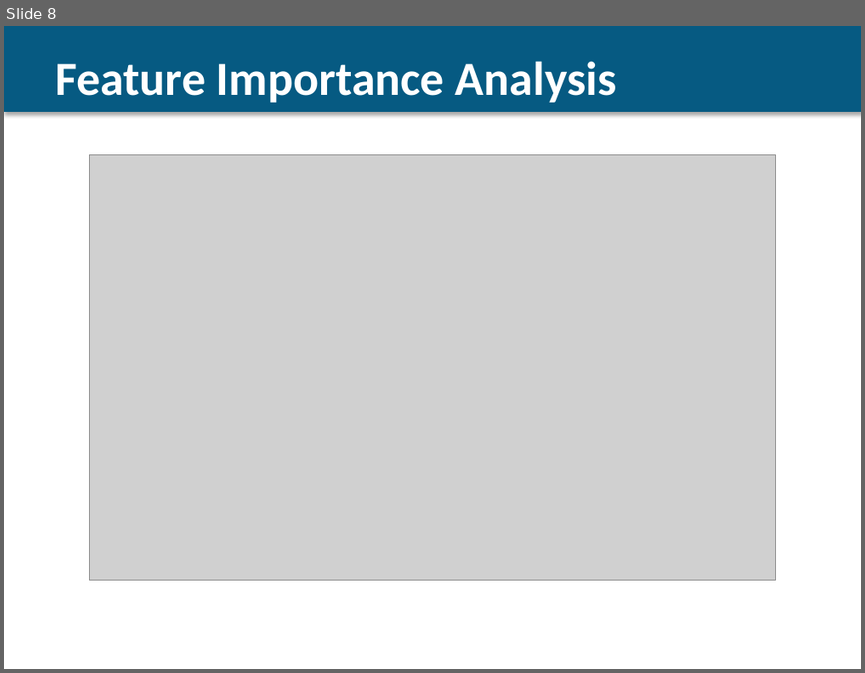
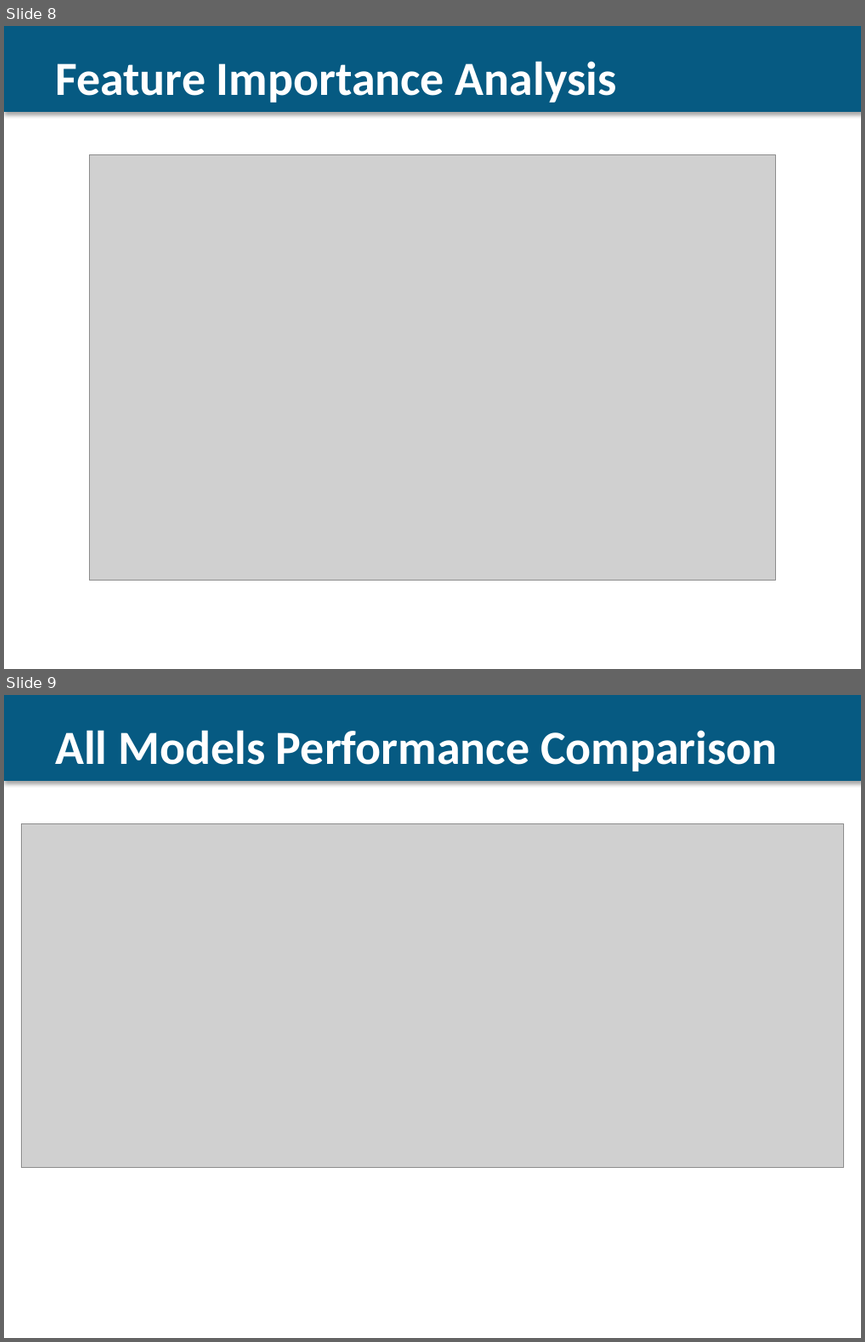
Before and after one commit to Mahdi-20/Heart-Failure-Prediction-Dataset, a slide deck: Heart_Failure_Presentation.pptx. Shown one above the other, each under a label of ours: slide 8 before the commit, slides 8 and 9 after it. The pictures are 865x673 and 865x1342 pixels, drawn with LibreOffice and Linux fonts; fonts in the diff are those of the drawing; grey boxes stand for pictures. Boxes give left, top, right and bottom in pixels: in the first picture for what was removed or moved away, otherwise in the second. Text is boxed around its words. In the diff, an @@ line names an element or a change of style, - is before the commit and + after.

Commit message:
Update Heart_Failure_Presentation.pptx with Deep Learning integration
Complete presentation refresh with:
- 14 comprehensive slides (expanded from 13)
- Deep Learning (TensorFlow/Keras Neural Network) fully integrated
- All 6 models performance comparison with detailed metrics
- Neural network architecture details slide
- Model selection infographic showing Random Forest as recommended
- Clear justification: highest recall (87.53%) for healthcare deployment
- Professional visualizations and color-coded recommendations
- Ready for course presentation

Key metrics included:
- Random Forest: ROC-AUC 0.9239, Recall 87.53%
- Neural Network: ROC-AUC 0.9212, Recall 84.31%
- Clear recommendation: Random Forest for production due to healthcare priority (higher recall)

```diff
--- a/Heart_Failure_Presentation.pptx
+++ b/Heart_Failure_Presentation.pptx
@@ slide 9 added at (x1=4, y1=695, x2=861, y2=1338), background #FFFFFF @@
@@ rectangle added at (x1=4, y1=695, x2=861, y2=781), fill #065A82, outline #065A82 0.75 pt @@
@@ text added at (x1=55, y1=730, x2=778, y2=771), 40 pt, text #FFFFFF, bold @@
+All Models Performance Comparison
@@ picture added at (x1=21, y1=823, x2=844, y2=1167) @@
```
Also in this commit, not shown: 10 slides changed, 2 other slides added, 2 slides removed, 1 other file.
